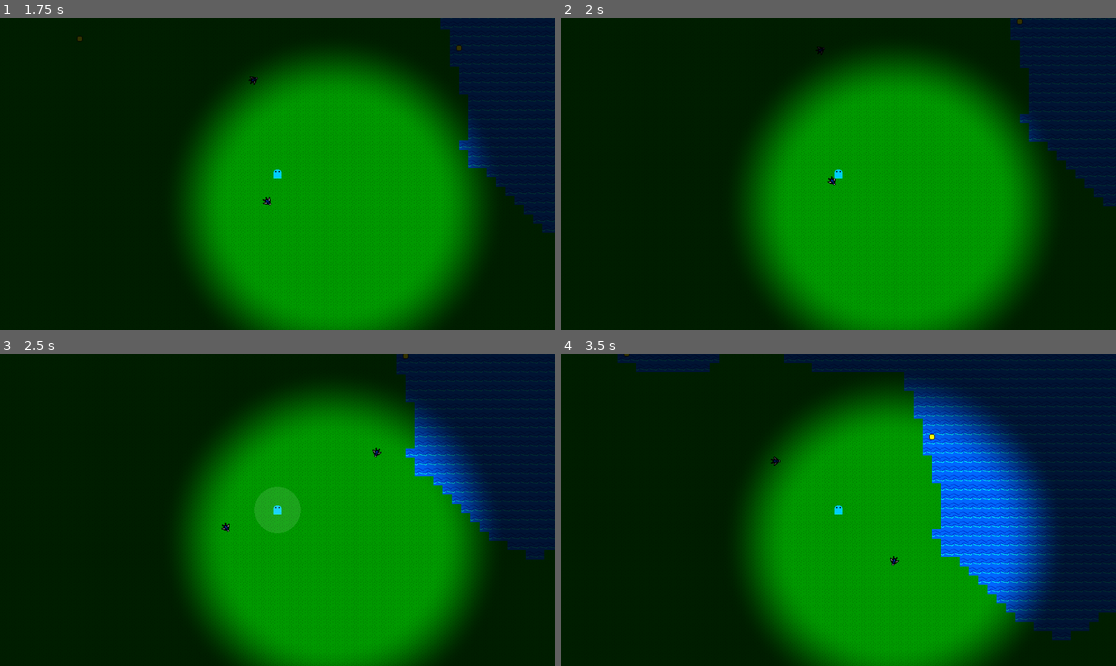
Above: before the commit, frames 1-4 (two rows, left to right).
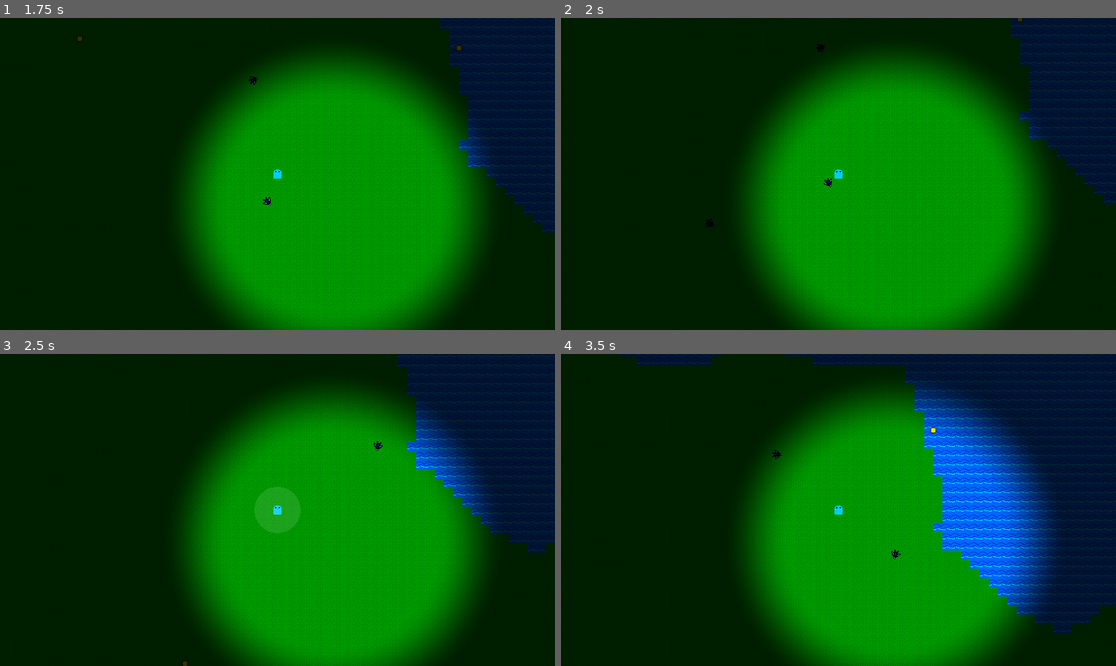
Above: after the commit, the same moments.

Repository: Kyhel/lost-in-pixels
Game: Godot game, scene res://scenes/game.tscn
Two runs of this game, one before a commit and one after it. Both use one fixed random seed, a clock stepped at 60 frames per second and the inputs below.
Inputs:
- Up to frame 1 (1.75 s): tap Enter at 0.5 s; hold Right (ui_right) 0.53-1.28 s; hold F (attack) 0.53-1.28 s; hold Down (ui_down) from 1.28 s (still down); tap F (attack) at 1.35 s
- Up to frame 2 (2 s): keep holding Down (ui_down)
- Up to frame 3 (2.5 s): release Down (ui_down) at 2.03 s; hold Right (ui_right) from 2.03 s (still down); hold F (attack) from 2.03 s (still down)
- Up to frame 4 (3.5 s): release Right (ui_right) at 2.78 s; release F (attack) at 2.78 s; hold Up (ui_up) from 2.78 s (still down); tap F (attack) at 2.85 s

Frame 1 is identical in both runs. In frame 2, 1.7% of the frame differs, in the area x 25-100%, y 0-100%; in frame 3, 3.4%; in frame 4, 7.7%, in the area x 10-100%, y 0-100%.

Commit message:
Decent pushing behavior

Diff:
--- a/entities/creature.gd
+++ b/entities/creature.gd
@@ -7,8 +7,6 @@
 
 signal damage_taken(amount: int, source: Node)
 signal died
-
-const PushPriorityHelper = preload("res://entities/push_priority_helper.gd")
 
 @export var creature_data: CreatureData
 @export var max_health: int = 1
@@ -28,10 +26,7 @@
 func _physics_process(delta: float) -> void:
 	if has_node("BehaviorTree"):
 		get_node("BehaviorTree").tick(self, delta)
-	var pos_before := global_position
 	move_and_slide()
-	var priority := creature_data.push_priority if creature_data != null else 0
-	PushPriorityHelper.apply_after_slide(self, priority, pos_before)
 
 
 func take_damage(amount: int, source: Node = null) -> void:
--- a/entities/creature.tscn
+++ b/entities/creature.tscn
@@ -1,12 +1,14 @@
 [gd_scene format=3 uid="uid://c102ba4bdwrig"]
 
 [ext_resource type="Script" uid="uid://dls1h3glcsgql" path="res://entities/creature.gd" id="1_script"]
-[ext_resource type="Resource" path="res://entities/creature_data.tres" id="2_creature_data"]
+[ext_resource type="Resource" uid="uid://dw1nsi2ru2rw5" path="res://entities/creature_data.tres" id="2_creature_data"]
 
 [sub_resource type="CircleShape2D" id="CircleShape2D_1"]
 radius = 8.0
 
 [node name="Creature" type="CharacterBody2D" unique_id=1127989516]
+collision_layer = 4
+collision_mask = 7
 script = ExtResource("1_script")
 creature_data = ExtResource("2_creature_data")
 
--- a/entities/player.gd
+++ b/entities/player.gd
@@ -1,16 +1,12 @@
 extends CharacterBody2D
 
 var base_speed = 200
-
-## Higher priority can push lower; same priority cannot push each other. Used with PushPriorityHelper.
-@export var push_priority: int = 1
 
 const ATTACK_RANGE = 20 # fallback if no weapon equipped
 const ATTACK_DAMAGE = 1 # fallback if no weapon equipped
 const PICKUP_RADIUS = 16
 
 var AttackEffectScene := preload("res://entities/attack_effect.tscn")
-const PushPriorityHelper = preload("res://entities/push_priority_helper.gd")
 @export var weapon: WeaponData
 var attack_cooldown_timer: float = 0.0
 
@@ -44,9 +40,8 @@
 
 	velocity = dir.normalized() * base_speed * speed_modifier
 
-	var pos_before := global_position
 	move_and_slide()
-	PushPriorityHelper.apply_after_slide(self, push_priority, pos_before)
+	PushPriorityHelper.push_away_creatures_overlapping(self)
 
 	ChunkManager.reveal_around_player(global_position)
 
--- a/entities/push_priority_helper.gd
+++ b/entities/push_priority_helper.gd
@@ -1,29 +1,42 @@
 class_name PushPriorityHelper
 
-## Reusable push priority: after move_and_slide(), call [method apply_after_slide] so that
-## same priority cannot push each other, and higher priority can push lower.
-## Use with [CreatureData.push_priority] and/or a [code]push_priority[/code] property on the body.
+## Push-priority is handled via collision layers so the engine does the work:
+## - Player does not collide with creatures (mask = terrain only), so the player is never blocked by them.
+## - Creatures collide with the player (and terrain), so they are blocked by the player and never push them.
+##
+## After the player moves, call [method push_away_creatures_overlapping] to displace any creatures
+## the player overlaps (so the player effectively "pushes" them).
+
+const PUSH_AWAY_DISTANCE: float = 10.0  # enough to separate player and creature circles (radius 8 each)
 
 
-## Returns the push priority of a node, or -1 if it does not participate in push priority.
-## Supports: nodes with a [code]push_priority[/code] property; [Creature] with [CreatureData.push_priority].
-static func get_push_priority(node: Node) -> int:
-	if node == null:
-		return -1
-	if "push_priority" in node:
-		return node.push_priority
-	if node is Creature and (node as Creature).creature_data != null:
-		return (node as Creature).creature_data.push_priority
-	return -1
+## Call after the player's move_and_slide(). Finds any [Creature] overlapping [param body] and
+## moves them away from [param body] so the player visually pushes lower-priority entities.
+static func push_away_creatures_overlapping(body: CharacterBody2D) -> void:
+	var space = body.get_world_2d().direct_space_state
+	if space == null:
+		return
+	var shape_node: CollisionShape2D = null
+	for child in body.get_children():
+		if child is CollisionShape2D:
+			shape_node = child as CollisionShape2D
+			break
+	if shape_node == null or shape_node.shape == null:
+		return
 
+	var params = PhysicsShapeQueryParameters2D.new()
+	params.shape = shape_node.shape
+	params.transform = body.global_transform
+	params.collision_mask = 4  # layer 3 (Enemies/Creatures)
+	params.collide_with_bodies = true
+	params.collide_with_areas = false
+	params.exclude = [body.get_rid()]
 
-## Call after move_and_slide() on [param body]. Reverts [param body] to [param pos_before] if it
-## collided with another body that has same or higher push priority (so only higher priority can push).
-static func apply_after_slide(body: CharacterBody2D, my_priority: int, pos_before: Vector2) -> void:
-	for i in body.get_slide_collision_count():
-		var col := body.get_slide_collision(i)
-		var other = col.get_collider()
-		var other_priority := get_push_priority(other)
-		if other_priority >= 0 and other_priority >= my_priority:
-			body.global_position = pos_before
-			return
+	var results: Array = space.intersect_shape(params)
+	for result in results:
+		var collider = result.collider
+		if collider is Creature:
+			var dir: Vector2 = (collider.global_position - body.global_position).normalized()
+			if dir.length_squared() < 0.01:
+				dir = Vector2.RIGHT  # fallback if same position
+			(collider as CharacterBody2D).global_position += dir * PUSH_AWAY_DISTANCE
--- a/entities/wandering_bird.tres
+++ b/entities/wandering_bird.tres
@@ -1,7 +1,7 @@
-[gd_resource type="Resource" script_class="CreatureData" load_steps=3 format=3]
+[gd_resource type="Resource" script_class="CreatureData" format=3 uid="uid://l3jujd554n0k"]
 
-[ext_resource type="Script" path="res://entities/creature_data.gd" id="1_script"]
-[ext_resource type="Texture2D" path="res://assets/FlyingMonster_1.png" id="2_texture"]
+[ext_resource type="Script" uid="uid://clk4ii14vm1a2" path="res://entities/creature_data.gd" id="1_script"]
+[ext_resource type="Texture2D" uid="uid://bvek2ki4p8hcc" path="res://assets/FlyingMonster_1.png" id="2_texture"]
 [ext_resource type="PackedScene" path="res://entities/wandering_bird_bt.tscn" id="3_behavior_tree"]
 
 [resource]
--- a/scenes/game.tscn
+++ b/scenes/game.tscn
@@ -46,7 +46,8 @@
 [node name="Entities" type="Node2D" parent="." unique_id=1123457807]
 
 [node name="Player" type="CharacterBody2D" parent="Entities" unique_id=1652367432]
-collision_mask = 7
+collision_layer = 1
+collision_mask = 2
 script = ExtResource("3_iywne")
 weapon = ExtResource("6_0tnpc")
 
